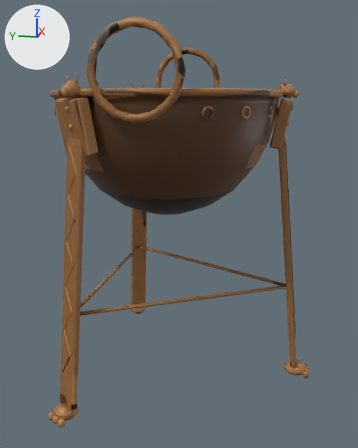
Renders of the FBX model Assets/Models/ArtBible/Items/Bronze/TripodCauldron/TripodCauldron.fbx from each side of a commit.
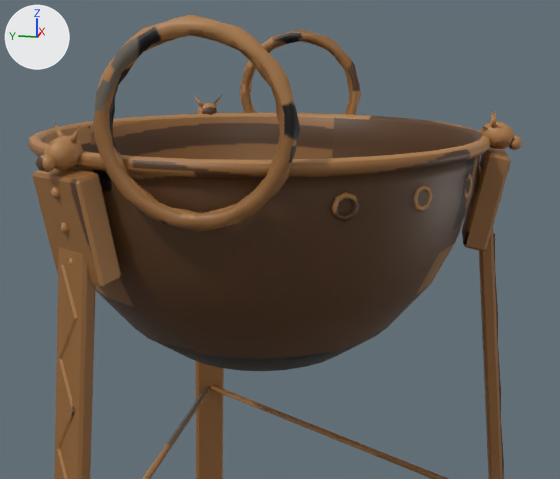
Each version appears first whole from a camera (50 mm lens) standing at (-1.506, -0.338, 0.86) and looking at (-0.014, -0.039, 0.487), and next in a close-up from a camera (50 mm lens) standing at (-1.174, -0.265, 1.014) and looking at (0.039, -0.022, 0.711). Every picture has the same lights, and +X, +Y and +Z are marked at upper left. The first two pictures are the older version. Vertices at exactly the same position are counted once.

Objects in the first close-up: 'TripodCauldron'.
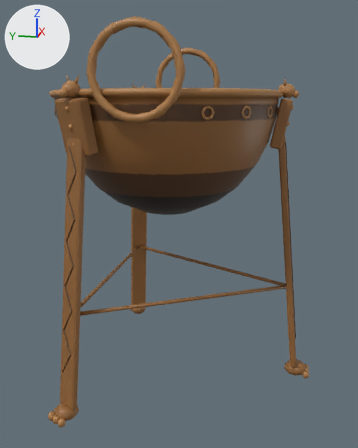
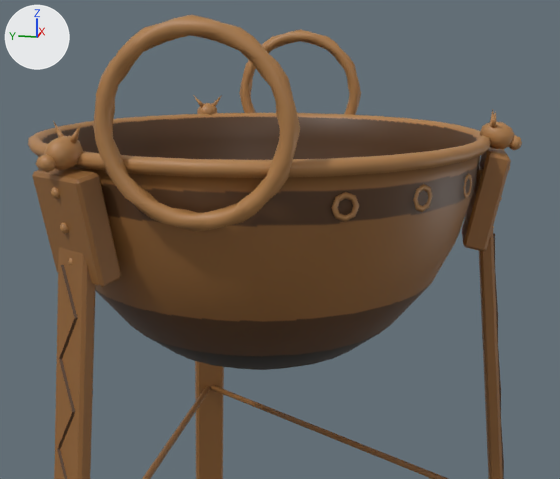
Where the change shows, as pixel boxes [x1, y1, x2, y2] in the close-ups (560 x 479 px; the box of a moved part takes in the faces that stretch with it):
part 1 of me_tripodcauldron, moved or reshaped
    before: [95, 286, 428, 371]
    after: [95, 286, 428, 370]
part 2 of me_tripodcauldron, surface changed
    both: [28, 24, 518, 479]

Diff of the bpy script that builds the scene:
```diff
--- a/Assets/Models/ArtBible/Items/Bronze/TripodCauldron/TripodCauldron.fbx.py
+++ b/Assets/Models/ArtBible/Items/Bronze/TripodCauldron/TripodCauldron.fbx.py
@@ me_tripodcauldron @@
 me_tripodcauldron.from_pydata(...)  # 2414 vertices, 2576 faces; spans x -0.416..0.416, y -0.467..0.344, z 0.0..1.05
 # used by ob_tripodcauldron; location = (0.0, 0.0, 0.0)
+# me_tripodcauldron part 1: 168 of 2414 vertices moved; they spanned x -0.212..0.212, y -0.212..0.212, z 0.528..0.609 and now span x -0.218..0.218, y -0.218..0.218, z 0.531..0.614; mean shift (0.0, 0.0, 0.007); largest move (0.123, 0.059, 0.559) -> (0.146, 0.07, 0.573)
+# me_tripodcauldron part 2: 2209 kept faces spanning x -0.416..0.416, y -0.467..0.344, z 0.0..1.05 get new texture (UV) coordinates
 me_tripodcauldron.materials.append(mat_tripodcauldron)
```
